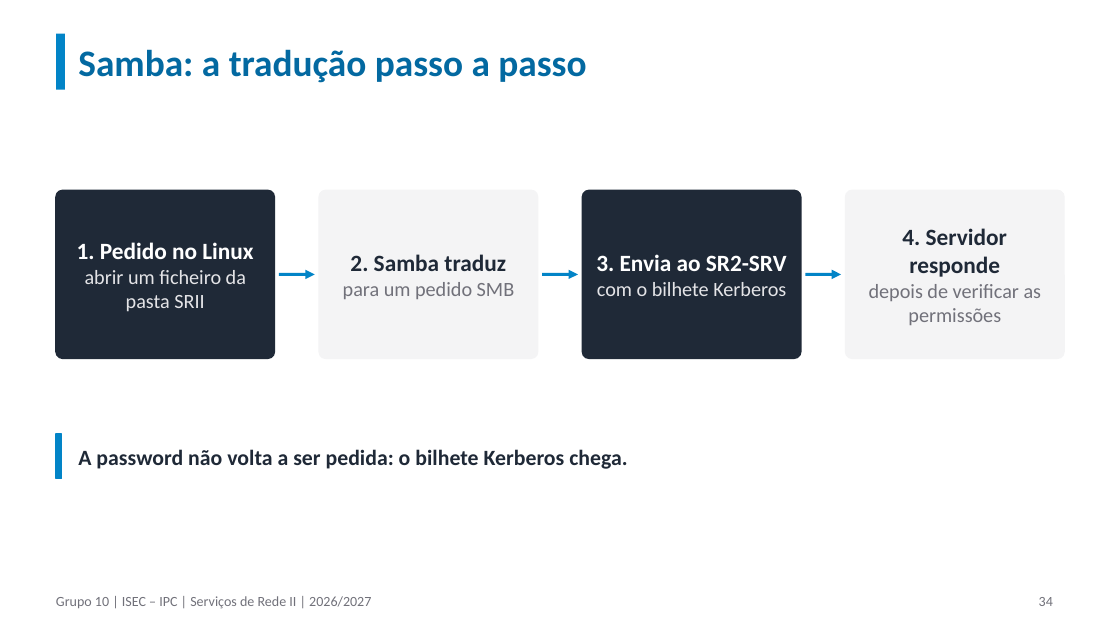
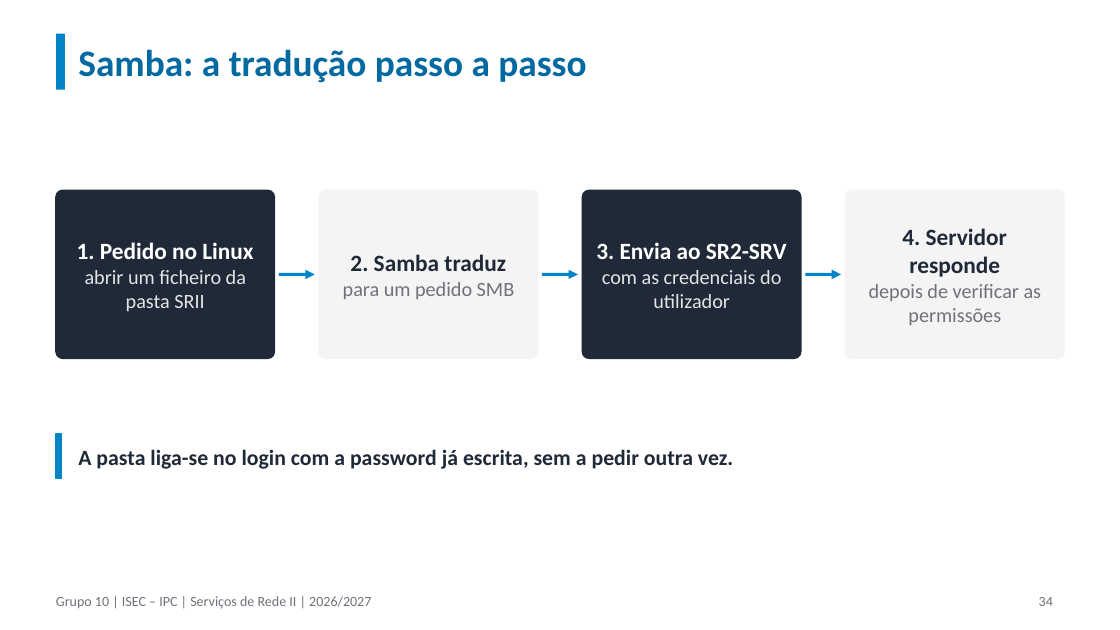
Before and after one commit to orlandonss/TrabalhoSR2, a slide deck: slide 34 of Apresentacoes_Workshop/SR2-2627-Workshop-Grp10-Apresentacao-Final-v4.pptx. Drawn at 1120x630 pixels with LibreOffice and Linux fonts; fonts in the diff are those of the drawing. Boxes give left, top, right and bottom in pixels: in the first picture for what was removed or moved away, otherwise in the second. Text is boxed around its words. In the diff, an @@ line names an element or a change of style, - is before the commit and + after.

```diff
--- a/Apresentacoes_Workshop/SR2-2627-Workshop-Grp10-Apresentacao-Final-v4.pptx
+++ b/Apresentacoes_Workshop/SR2-2627-Workshop-Grp10-Apresentacao-Final-v4.pptx
@@ text at (602, 270, 781, 308): text changed @@
-com o bilhete Kerberos
+com as credenciais do utilizador
@@ text at (78, 449, 733, 469): text changed @@
-A password não volta a ser pedida: o bilhete Kerberos chega.
+A pasta liga-se no login com a password já escrita, sem a pedir outra vez.
```
Also in this commit, not shown: 7 other slides changed, 1 slide removed, 8 other files.
